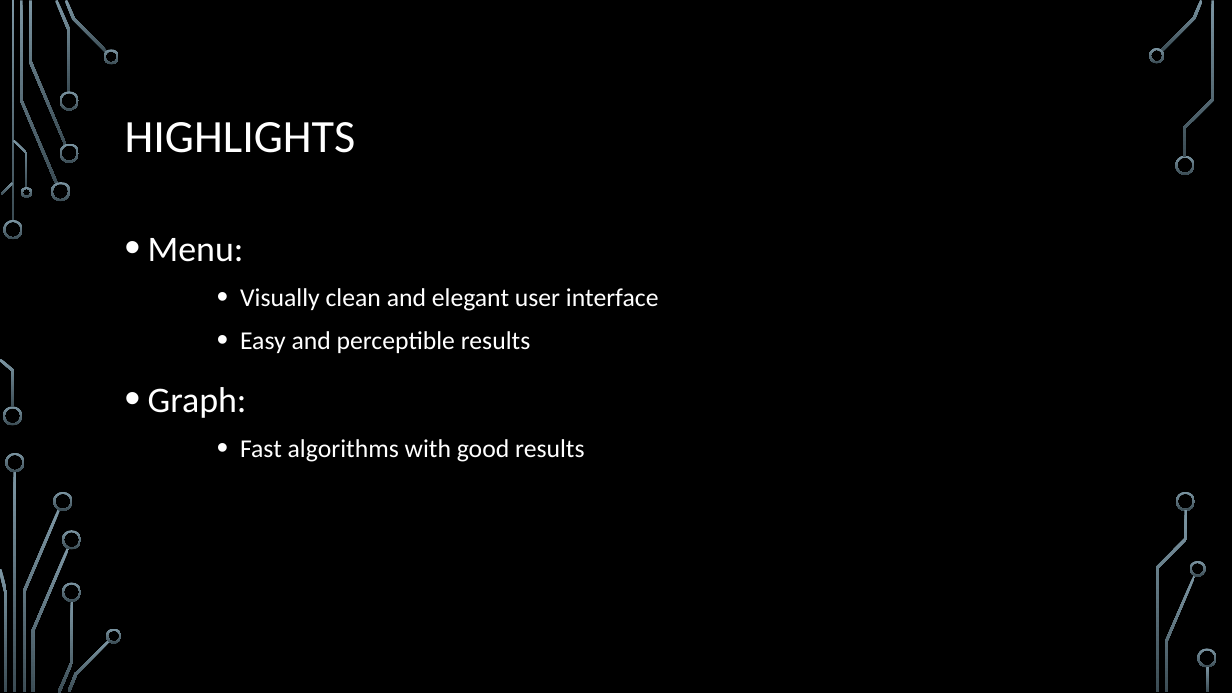
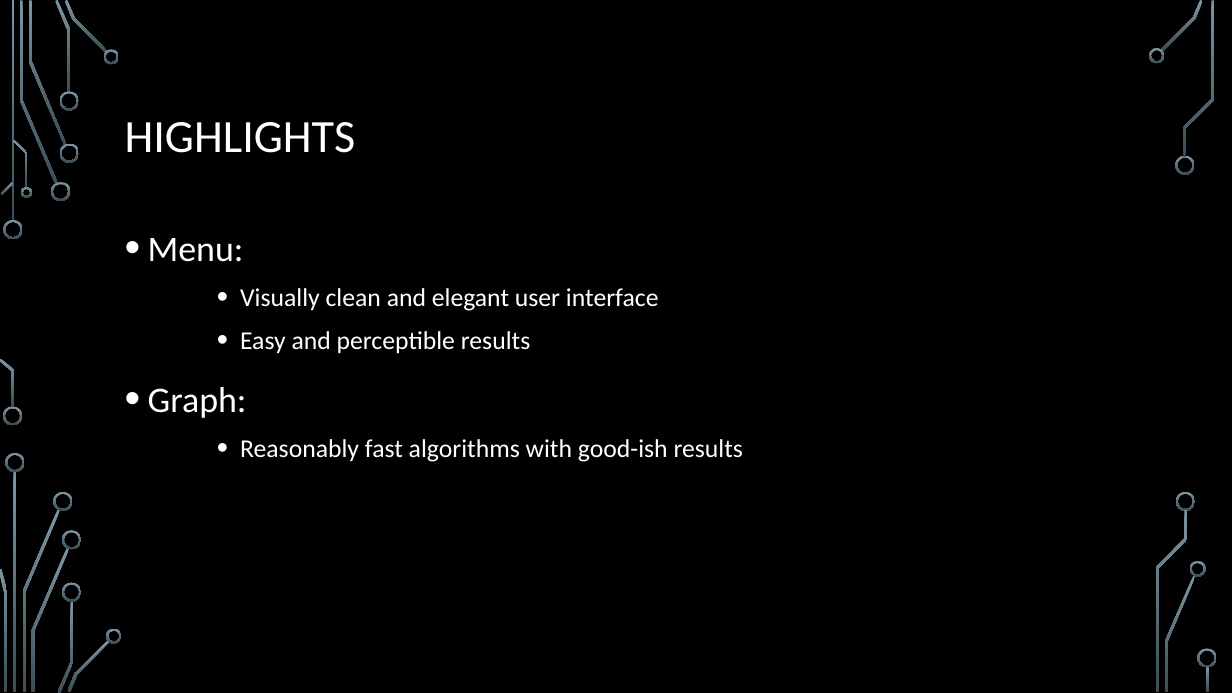
Before and after one commit to DiogoSant0s/DA2, a slide deck: slide 9 of DA2.pptx. Drawn at 1232x693 pixels with LibreOffice and Linux fonts; fonts in the diff are those of the drawing; background and template pictures are left out. Boxes give left, top, right and bottom in pixels: in the first picture for what was removed or moved away, otherwise in the second. Text is boxed around its words. In the diff, an @@ line names an element or a change of style, - is before the commit and + after.

```diff
--- a/DA2.pptx
+++ b/DA2.pptx
@@ text at (240, 439, 743, 462): text changed @@
-    • Fast algorithms with good results
+    • Reasonably fast algorithms with good-ish results
```
Also in this commit, not shown: 4 other slides changed, 1 slide added, 3 other files.
